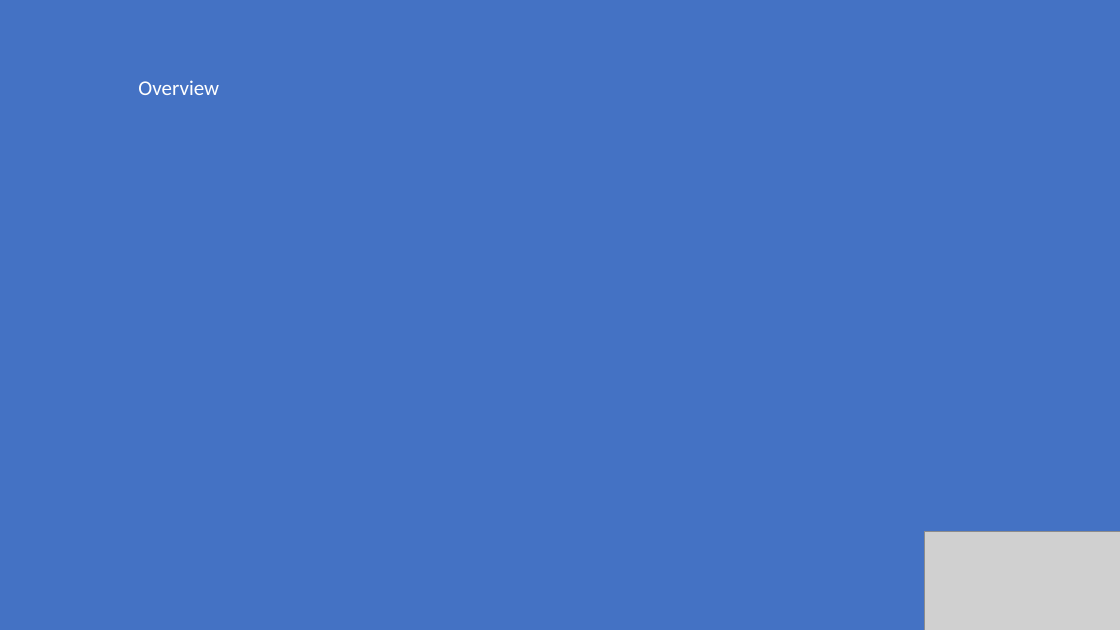
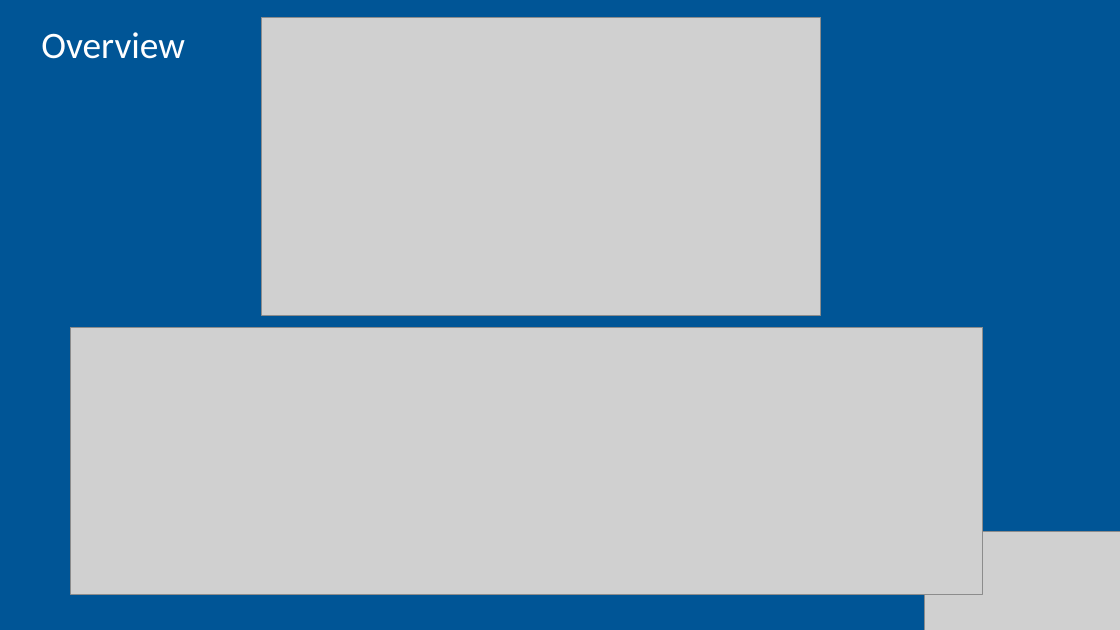
Before and after one commit to pulcher/dotnet-5-with-a-slice-of-pi, a slide deck: slide 8 of dotet-4-with-a-slice-of-pi.pptx. Drawn at 1120x630 pixels with LibreOffice and Linux fonts; fonts in the diff are those of the drawing; grey boxes stand for pictures. Boxes give left, top, right and bottom in pixels: in the first picture for what was removed or moved away, otherwise in the second. Text is boxed around its words. In the diff, an @@ line names an element or a change of style, - is before the commit and + after.

```diff
--- a/dotet-4-with-a-slice-of-pi.pptx
+++ b/dotet-4-with-a-slice-of-pi.pptx
@@ background #4472C4 to #005596 @@
@@ text "Overview" moved from (x1=138, y1=80, x2=219, y2=95) to (x1=41, y1=32, x2=185, y2=59) @@
@@ text "Overview" at (x1=41, y1=32, x2=185, y2=59): size 18 to 32 pt @@
@@ picture added at (x1=262, y1=18, x2=821, y2=315) @@
@@ picture added at (x1=71, y1=327, x2=982, y2=594) @@
```
Also in this commit, not shown: 11 other slides changed, 4 slides added, 4 slides removed, 3 other files.
